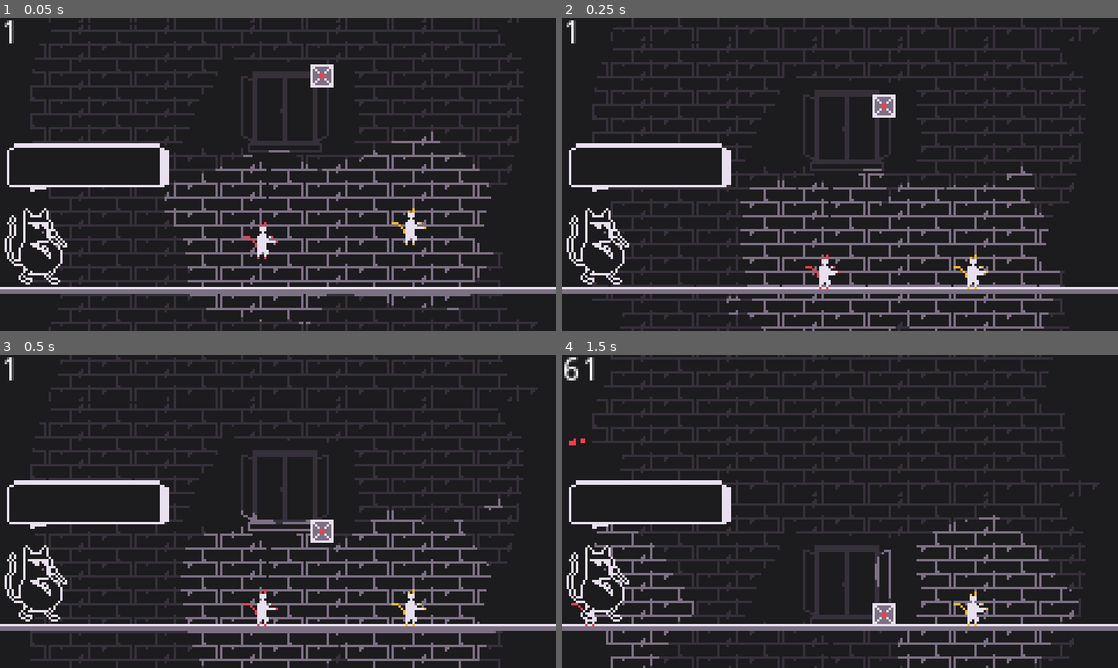
Above: before the commit, frames 1-4 (two rows, left to right).
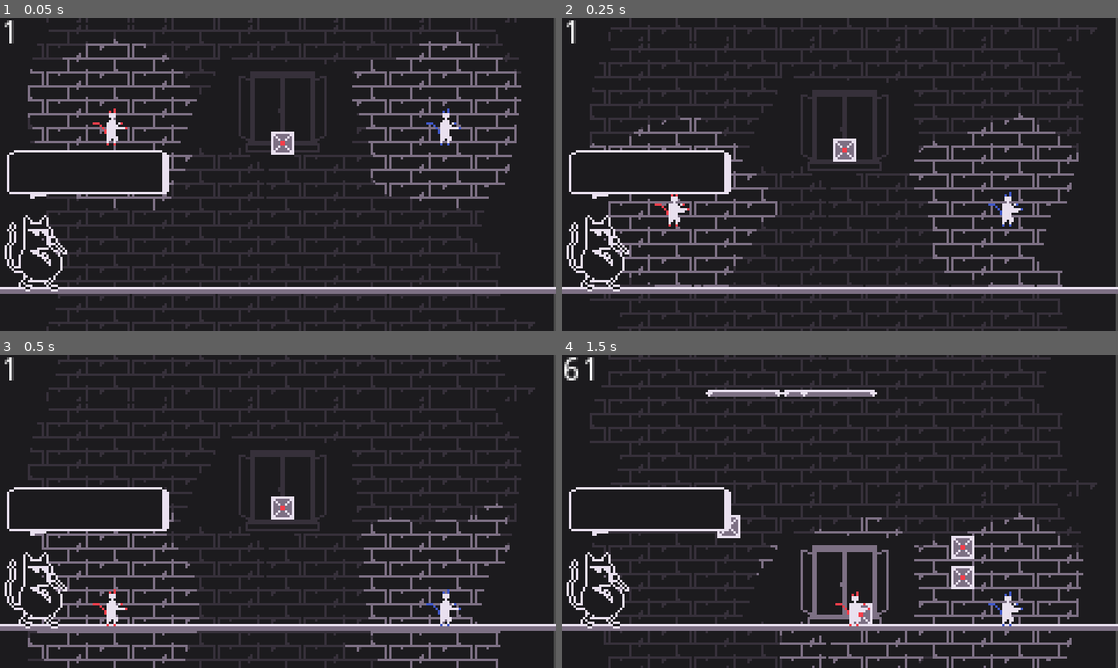
Above: after the commit, the same moments.

Repository: Daxidz/lospecjam01
Game: Godot game, scene res://src/fighter/Main.tscn
Two runs of this game, one before a commit and one after it. Both use one fixed random seed, a clock stepped at 60 frames per second and the inputs below.
Inputs (mouse positions are in pixels of both pictures, inside the frame that each line leads up to):
- Up to frame 1 (0.05 s): no input
- Up to frame 2 (0.25 s): no input
- Up to frame 3 (0.5 s): no input
- Up to frame 4 (1.5 s): tap Enter (ui_accept) at 0.5, 0.77, 0.8, 1.07, 1.35 s; move the mouse to (962, 495) at 0.52 s; hold Keypad 0 (ui_accept1) 0.53-1.28 s; hold D (ui_right) from 0.53 s (still down); click (962, 495) at 0.67 s; move the mouse to (728, 527) at 1.27 s; click (728, 527) at 1.42 s

The runs differ from the first frame. In frame 1, 22% of the frame differs, in the area x 0-100%, y 0-100%; in frame 2, 20%; in frame 3, 19%; in frame 4, 18%.

Commit message:
4 players yay + game state started

Diff:
--- a/project.godot
+++ b/project.godot
@@ -108,7 +108,7 @@
 }
 ui_select0={
 "deadzone": 0.5,
-"events": [ Object(InputEventKey,"resource_local_to_scene":false,"resource_name":"","device":0,"alt":false,"shift":false,"control":false,"meta":false,"command":false,"pressed":false,"scancode":88,"unicode":0,"echo":false,"script":null)
+"events": [ Object(InputEventKey,"resource_local_to_scene":false,"resource_name":"","device":0,"alt":false,"shift":false,"control":false,"meta":false,"command":false,"pressed":false,"scancode":86,"unicode":0,"echo":false,"script":null)
  ]
 }
 ui_right1={
@@ -154,6 +154,66 @@
 ui_accept0={
 "deadzone": 0.5,
 "events": [ Object(InputEventKey,"resource_local_to_scene":false,"resource_name":"","device":0,"alt":false,"shift":false,"control":false,"meta":false,"command":false,"pressed":false,"scancode":32,"unicode":0,"echo":false,"script":null)
+ ]
+}
+ui_left2={
+"deadzone": 0.5,
+"events": [ Object(InputEventKey,"resource_local_to_scene":false,"resource_name":"","device":0,"alt":false,"shift":false,"control":false,"meta":false,"command":false,"pressed":false,"scancode":74,"unicode":0,"echo":false,"script":null)
+ ]
+}
+ui_right2={
+"deadzone": 0.5,
+"events": [ Object(InputEventKey,"resource_local_to_scene":false,"resource_name":"","device":0,"alt":false,"shift":false,"control":false,"meta":false,"command":false,"pressed":false,"scancode":76,"unicode":0,"echo":false,"script":null)
+ ]
+}
+ui_up2={
+"deadzone": 0.5,
+"events": [ Object(InputEventKey,"resource_local_to_scene":false,"resource_name":"","device":0,"alt":false,"shift":false,"control":false,"meta":false,"command":false,"pressed":false,"scancode":73,"unicode":0,"echo":false,"script":null)
+ ]
+}
+ui_down2={
+"deadzone": 0.5,
+"events": [ Object(InputEventKey,"resource_local_to_scene":false,"resource_name":"","device":0,"alt":false,"shift":false,"control":false,"meta":false,"command":false,"pressed":false,"scancode":75,"unicode":0,"echo":false,"script":null)
+ ]
+}
+ui_accept2={
+"deadzone": 0.5,
+"events": [ Object(InputEventKey,"resource_local_to_scene":false,"resource_name":"","device":0,"alt":false,"shift":false,"control":true,"meta":false,"command":true,"pressed":false,"scancode":16777240,"unicode":0,"echo":false,"script":null)
+ ]
+}
+ui_select2={
+"deadzone": 0.5,
+"events": [ Object(InputEventKey,"resource_local_to_scene":false,"resource_name":"","device":0,"alt":false,"shift":false,"control":false,"meta":false,"command":false,"pressed":false,"scancode":16777238,"unicode":0,"echo":false,"script":null)
+ ]
+}
+ui_accept3={
+"deadzone": 0.5,
+"events": [ Object(InputEventKey,"resource_local_to_scene":false,"resource_name":"","device":0,"alt":false,"shift":false,"control":false,"meta":false,"command":false,"pressed":false,"scancode":16777349,"unicode":0,"echo":false,"script":null)
+ ]
+}
+ui_select3={
+"deadzone": 0.5,
+"events": [ Object(InputEventKey,"resource_local_to_scene":false,"resource_name":"","device":0,"alt":false,"shift":false,"control":false,"meta":false,"command":false,"pressed":false,"scancode":16777347,"unicode":0,"echo":false,"script":null)
+ ]
+}
+ui_left3={
+"deadzone": 0.5,
+"events": [ Object(InputEventKey,"resource_local_to_scene":false,"resource_name":"","device":0,"alt":false,"shift":false,"control":false,"meta":false,"command":false,"pressed":false,"scancode":16777354,"unicode":0,"echo":false,"script":null)
+ ]
+}
+ui_right3={
+"deadzone": 0.5,
+"events": [ Object(InputEventKey,"resource_local_to_scene":false,"resource_name":"","device":0,"alt":false,"shift":false,"control":false,"meta":false,"command":false,"pressed":false,"scancode":16777356,"unicode":0,"echo":false,"script":null)
+ ]
+}
+ui_up3={
+"deadzone": 0.5,
+"events": [ Object(InputEventKey,"resource_local_to_scene":false,"resource_name":"","device":0,"alt":false,"shift":false,"control":false,"meta":false,"command":false,"pressed":false,"scancode":16777358,"unicode":0,"echo":false,"script":null)
+ ]
+}
+ui_down3={
+"deadzone": 0.5,
+"events": [ Object(InputEventKey,"resource_local_to_scene":false,"resource_name":"","device":0,"alt":false,"shift":false,"control":false,"meta":false,"command":false,"pressed":false,"scancode":16777355,"unicode":0,"echo":false,"script":null)
  ]
 }
 
--- a/src/Main.gd
+++ b/src/Main.gd
@@ -1,6 +1,8 @@
 extends Node2D
 
+const Fighter = preload("res://src/fighter/Fighter.tscn")
 
+const Box = preload("res://src/world/BoxRigid.tscn")
 
 export var pause_time: float = 0.02
 
@@ -8,6 +10,18 @@
 
 var game_speed: float = 1.0
 
+var game_running: bool
+
+var fight_running: bool
+
+var lut_places = [0, 3, 1, 2]
+
+var lut_colors = [0xf63f4cff, 0x4159cbff, 0xfdbb27ff, 0x8d902eff]
+
+export var nb_players: int = 2
+var nb_dead: int = 0
+
+export var use_platform: bool
 
 
 func set_game_speed(speed: float):
@@ -18,34 +32,82 @@
 	Engine.time_scale = speed
 
 
+func enable_players(enable : bool):
+	for f in $Fighters.get_children():
+		f.control_disabled = not enable
+
 func reset_fighters():
-	var pos = $Position2D.position
 	for f in $Fighters.get_children():
-		f.position = pos
-		pos += Vector2(20, 20)
+		f.free()
+
+	var tot_pos = get_viewport_rect().size
+	for i in nb_players:
+		var f = Fighter.instance()
+		f.position.x = (tot_pos.x/5) * (lut_places[i] +1)
+		f.position.y = tot_pos.y/3
 		f.velocity = Vector2.ZERO
-		set_game_speed(1)
+		f.controller_nb = i
+		f.color = Color(lut_colors[i])
+		$Fighters.add_child(f)
+
+
+func delete_boxes():
+	for b in $Boxes.get_children():
+		b.queue_free()
+
+func enable_start_platform(enable: bool):
+	$StartPlatform.visible = enable
+	$StartPlatform/CollisionShape2D.disabled = not enable
+
+func start_game():
+	for p in $Platforms.get_children():
+		p.queue_free()
+	game_running = true
+	fight_running = true
+	enable_start_platform(true)
+
+	if use_platform:
+		$PlatformTimer.start(5)
+
+	set_game_speed(1)
+
+	reset_fighters()
+	enable_players(false)
+	delete_boxes()
+	$SpawnTimer.start(1)
+	nb_dead = 0
 
 
 func _ready():
-	var i = 0
-	for f in $Fighters.get_children():
-		f.controller_nb = i
-		i += 1
-	set_game_speed(1)
+	start_game()
 
 func _process(delta):
 	$FPS.text = str(Engine.get_frames_per_second())
 
 func _input(event):
+	if event.is_action_pressed("ui_accept1") and not fight_running:
+		start_game()
 
 	if event.is_action_pressed("ui_cancel"):
-		reset_fighters()
+		start_game()
 
 	if event.is_action_pressed("change_player"):
 		$Fighters.get_child(cur_fighter).control_disabled = true
 		cur_fighter = (cur_fighter +1) % $Fighters.get_child_count()
 		$Fighters.get_child(cur_fighter).control_disabled = false
+
+	if event is InputEventMouseButton:
+		var b = Box.instance()
+		b.position = event.position
+		$Boxes.add_child(b)
+
+func fight_end():
+	fight_running = false
+	set_game_speed(0.4)
+
+func game_end():
+	pass
+
 
 func onPunched():
 	$PauseTimer.start(pause_time)
@@ -54,11 +116,12 @@
 	$Camera2D.add_trauma(0.6)
 
 func onDead(player_nb: int):
-#	$Label.text = "Player " + str(player_nb) + "is dead"
-#	$Camera2D.stop_trauma()
-#	$Camera2D.decay = 0.9
-#	$Camera2D.add_trauma(0.2)
-	set_game_speed(0.4)
+	for f in $Fighters.get_children():
+		if f.controller_nb == player_nb:
+			f.queue_free()
+	nb_dead+=1
+	if nb_dead == nb_players-1:
+		fight_end()
 
 
 func _on_PauseTimer_timeout():
@@ -66,5 +129,8 @@
 
 
 func _on_PlatformTimer_timeout():
-#	$Platform.queue_free()
-	pass # Replace with function body.
+	enable_start_platform(false)
+
+
+func _on_SpawnTimer_timeout():
+	enable_players(true)
--- /dev/null
+++ b/src/fighter/ArrowsManager.gd
@@ -0,0 +1,57 @@
+extends Node2D
+
+
+const Arrow = preload("res://src/world/Arrow.tscn")
+onready var viewport_size = get_viewport_rect().size
+
+var margin: int = 5
+
+var nb_players: int = 4
+
+
+
+func _ready():
+	for f in nb_players:
+		var arrow = Arrow.instance()
+		add_child(arrow)
+
+func _process(delta):
+	var i = 0
+	var a_visible = false
+	var a_position: Vector2
+	var a_rot: int
+
+	for f in get_parent().get_node("Fighters").get_children():
+		a_visible = false
+		if f.position.x > viewport_size.x:
+			a_visible = true
+			a_rot = -90
+			a_position.x = viewport_size.x - margin
+			a_position.y = f.position.y
+		elif f.position.x < 0:
+			a_visible = true
+			a_rot = 90
+			a_position.x = margin
+			a_position.y = f.position.y
+		elif f.position.y < 0:
+			a_visible = true
+			a_rot = 180
+			a_position.x = f.position.x
+			a_position.y = margin
+
+		var arrow = get_child(i)
+		arrow.visible = a_visible
+
+		i += 1
+
+		if a_visible:
+			arrow.rotation_degrees = a_rot
+			a_position.x = clamp(a_position.x, margin, viewport_size.x-margin)
+			a_position.y = clamp(a_position.y, margin, viewport_size.y-margin)
+
+			arrow.position = a_position
+			arrow.material.set_shader_param("color", f.color)
+
+	for j in nb_players-i:
+		var arrow = get_child((nb_players-1)-j)
+		arrow.visible = a_visible
--- a/src/fighter/Fighter.gd
+++ b/src/fighter/Fighter.gd
@@ -49,7 +49,7 @@
 	connect("dead", get_tree().get_root().get_node("Main"), "onDead")
 
 func get_punched(enemy_pos, knockback_power):
-	var punch_vec = position-enemy_pos
+	var punch_vec: Vector2 = position-enemy_pos
 #	punch_vec = Vector2(1/(punch_vec.x+0.1), 1/(punch_vec.y+0.1))
 #	if enemy_pos.x > position.x:
 #		velocity.x -= knocback_speed
@@ -64,6 +64,7 @@
 	is_knockbacked = true
 	$KnockbackTimer.start(knockback_time)
 	$Particles2D.emitting = true
+	$Particles2D.scale + 0.5 * punch_vec.normalized()
 
 #	cur_gravity = gravity/2
 
@@ -146,6 +147,5 @@
 func _on_KnockbackTimer_timeout():
 	is_knockbacked = false
 	friction = base_friction
-#	$Particles2D.emitting = false
+	$Particles2D.emitting = false
 	state_machine.travel("idle")
-#	cur_gravity = gravity
--- a/src/fighter/Fighter.tscn
+++ b/src/fighter/Fighter.tscn
@@ -197,6 +197,7 @@
 orbit_velocity = 0.0
 orbit_velocity_random = 0.0
 angle_random = 0.57
+scale_random = 0.29
 scale_curve = SubResource( 31 )
 
 [node name="Fighter" type="KinematicBody2D"]
@@ -214,6 +215,7 @@
 z_index = 1
 texture = ExtResource( 1 )
 hframes = 12
+frame = 1
 
 [node name="CollisionShape2D" type="CollisionShape2D" parent="."]
 position = Vector2( 0, 2 )
@@ -257,7 +259,6 @@
 material = SubResource( 20 )
 position = Vector2( 2, -1 )
 frames = SubResource( 28 )
-frame = 2
 playing = true
 
 [node name="Particles2D" type="Particles2D" parent="."]
@@ -266,7 +267,6 @@
 emitting = false
 amount = 9
 lifetime = 0.5
-one_shot = true
 explosiveness = 0.18
 randomness = 0.22
 local_coords = false
--- a/src/fighter/FightersTracker.gd
+++ /dev/null
@@ -1,51 +0,0 @@
-extends Node2D
-
-
-const Arrow = preload("res://src/world/Arrow.tscn")
-onready var viewport_size = get_viewport_rect().size
-
-var margin: int = 5
-
-
-
-func _ready():
-	for f in get_children():
-		var arrow = Arrow.instance()
-#		arrow.material.set_shader_param("color", f.color)
-		get_parent().get_node("OffScreenArrows").add_child(arrow)
-
-func _process(delta):
-	var i = 0
-	var a_visible = false
-	var a_position: Vector2
-	var a_rot: int
-	for f in get_children():
-		a_visible = false
-		var arrow = get_parent().get_node("OffScreenArrows").get_child(i)
-		i += 1
-		if f.position.x > viewport_size.x:
-			a_visible = true
-			a_rot = -90
-			a_position.x = viewport_size.x - margin
-			a_position.y = f.position.y
-		elif f.position.x < 0:
-			a_visible = true
-			a_rot = 90
-			a_position.x = margin
-			a_position.y = f.position.y
-		elif f.position.y < 0:
-			a_visible = true
-			a_rot = 180
-			a_position.x = f.position.x
-			a_position.y = margin
-
-		arrow.visible = a_visible
-		if a_visible:
-			arrow.rotation_degrees = a_rot
-			a_position.x = clamp(a_position.x, margin, viewport_size.x-margin)
-			a_position.y = clamp(a_position.y, margin, viewport_size.y-margin)
-
-			arrow.position = a_position
-
-			print(a_position)
-			arrow.material.set_shader_param("color", f.color)
--- a/src/fighter/Main.tscn
+++ b/src/fighter/Main.tscn
@@ -1,16 +1,14 @@
-[gd_scene load_steps=18 format=2]
+[gd_scene load_steps=11 format=2]
 
-[ext_resource path="res://src/fighter/Fighter.tscn" type="PackedScene" id=1]
+[ext_resource path="res://src/world/PlatformSpawner.tscn" type="PackedScene" id=1]
 [ext_resource path="res://src/world/Platform.tscn" type="PackedScene" id=2]
 [ext_resource path="res://src/Main.gd" type="Script" id=3]
 [ext_resource path="res://assets/img/world/bg.png" type="Texture" id=4]
 [ext_resource path="res://src/commenter/Commenter.tscn" type="PackedScene" id=5]
-[ext_resource path="res://src/world/PlatformSpawner.gd" type="Script" id=6]
-[ext_resource path="res://src/fighter/change_col.shader" type="Shader" id=7]
+[ext_resource path="res://src/world/BoxRigid.tscn" type="PackedScene" id=6]
 [ext_resource path="res://src/world/CameraShake.gd" type="Script" id=8]
 [ext_resource path="res://src/fighter/move.shader" type="Shader" id=9]
-[ext_resource path="res://src/world/Box.tscn" type="PackedScene" id=10]
-[ext_resource path="res://src/fighter/FightersTracker.gd" type="Script" id=11]
+[ext_resource path="res://src/fighter/ArrowsManager.gd" type="Script" id=12]
 
 [sub_resource type="ShaderMaterial" id=1]
 shader = ExtResource( 9 )
@@ -18,49 +16,11 @@
 shader_param/speed_scale = 0.3
 shader_param/speed_factor = 1.0
 
-[sub_resource type="ShaderMaterial" id=2]
-resource_local_to_scene = true
-shader = ExtResource( 7 )
-shader_param/color = Color( 0.992157, 0.733333, 0.152941, 1 )
-
-[sub_resource type="AnimationNodeStateMachinePlayback" id=3]
-
-[sub_resource type="Shader" id=4]
-resource_local_to_scene = true
-code = "shader_type canvas_item;
-
-uniform vec4 target_col: hint_color;
-uniform vec4 replace_col: hint_color;
-
-void fragment(){
-	vec4 cur_color = texture(TEXTURE, UV);
-	vec4 bg_col = textureLod(SCREEN_TEXTURE, SCREEN_UV, 0.0);
-
-	vec4 d4 = abs(bg_col - target_col);
-    float d = max(max(d4.r, d4.g), d4.b);
-
-	if ((d < 0.01) && (cur_color.a > 0.0)) {
-		COLOR = replace_col;
-	} else {
-		COLOR.a = 0.0
-	}
-}"
-
-[sub_resource type="ShaderMaterial" id=5]
-resource_local_to_scene = true
-shader = SubResource( 4 )
-shader_param/target_col = Color( 0.215686, 0.192157, 0.231373, 1 )
-shader_param/replace_col = Color( 0.494118, 0.443137, 0.521569, 1 )
-
-[sub_resource type="ShaderMaterial" id=6]
-resource_local_to_scene = true
-shader = ExtResource( 7 )
-shader_param/color = Color( 0.396078, 0.0509804, 0.0509804, 1 )
-
 [node name="Main" type="Node2D"]
 position = Vector2( 1, 0 )
 script = ExtResource( 3 )
 pause_time = 0.08
+use_platform = true
 
 [node name="Position2D" type="Position2D" parent="."]
 position = Vector2( 142, 51 )
@@ -72,23 +32,17 @@
 script = ExtResource( 8 )
 max_offset = Vector2( 7, 12 )
 
-[node name="PlatformSpawner" type="Node2D" parent="."]
-script = ExtResource( 6 )
-speed = 35.0
-nb_platform = 3
-enabled = false
-
-[node name="Timer" type="Timer" parent="PlatformSpawner"]
-autostart = true
+[node name="PlatformSpawner" parent="." instance=ExtResource( 1 )]
+enabled = true
 
 [node name="BG" type="Sprite" parent="."]
 material = SubResource( 1 )
-position = Vector2( 120, 67.5 )
+position = Vector2( 119, 68 )
 texture = ExtResource( 4 )
 
 [node name="Platforms" type="Node2D" parent="."]
 
-[node name="Platform" parent="." instance=ExtResource( 2 )]
+[node name="StartPlatform" parent="." instance=ExtResource( 2 )]
 position = Vector2( 136, 118 )
 scale = Vector2( 20, 1 )
 
@@ -98,37 +52,18 @@
 one_shot = true
 
 [node name="OffScreenArrows" type="Node2D" parent="."]
+script = ExtResource( 12 )
+
+[node name="Boxes" type="Node2D" parent="."]
 
 [node name="Fighters" type="Node2D" parent="."]
-script = ExtResource( 11 )
-
-[node name="Fighter" parent="Fighters" instance=ExtResource( 1 )]
-position = Vector2( 113.005, 94.1091 )
-color = Color( 0.964706, 0.247059, 0.298039, 1 )
-
-[node name="Sprite" parent="Fighters/Fighter" index="0"]
-material = SubResource( 2 )
-
-[node name="AnimationTree" parent="Fighters/Fighter" index="4"]
-parameters/playback = SubResource( 3 )
-
-[node name="Sprite2" parent="Fighters/Fighter" index="8"]
-material = SubResource( 5 )
-
-[node name="Particles2D" parent="Fighters/Fighter" index="9"]
-material = SubResource( 6 )
-
-[node name="Fighter2" parent="Fighters" instance=ExtResource( 1 )]
-position = Vector2( 177, 88 )
-color = Color( 0.992157, 0.733333, 0.152941, 1 )
 
 [node name="Commenter" parent="." instance=ExtResource( 5 )]
-position = Vector2( 17.547, 99.4508 )
+position = Vector2( 18, 102 )
 
 [node name="PlatformTimer" type="Timer" parent="."]
 wait_time = 5.0
 one_shot = true
-autostart = true
 
 [node name="FPS" type="Label" parent="."]
 margin_right = 40.0
@@ -137,11 +72,12 @@
 "_edit_use_anchors_": false
 }
 
-[node name="Box" parent="." instance=ExtResource( 10 )]
-position = Vector2( 138.535, 24.277 )
+[node name="SpawnTimer" type="Timer" parent="."]
+wait_time = 3.0
+one_shot = true
 
-[connection signal="timeout" from="PlatformSpawner/Timer" to="PlatformSpawner" method="_on_Timer_timeout"]
+[node name="BoxRigid" parent="." instance=ExtResource( 6 )]
+
 [connection signal="timeout" from="PauseTimer" to="." method="_on_PauseTimer_timeout"]
 [connection signal="timeout" from="PlatformTimer" to="." method="_on_PlatformTimer_timeout"]
-
-[editable path="Fighters/Fighter"]
+[connection signal="timeout" from="SpawnTimer" to="." method="_on_SpawnTimer_timeout"]
--- a/src/world/Box.tscn
+++ b/src/world/Box.tscn
@@ -37,4 +37,6 @@
 scale = Vector2( 1.1, 1.1 )
 shape = SubResource( 3 )
 
+[node name="Particles2D" type="Particles2D" parent="."]
+
 [connection signal="area_entered" from="Hitbox" to="." method="_on_Hitbox_area_entered"]
--- /dev/null
+++ b/src/world/BoxRigid.gd
@@ -0,0 +1,23 @@
+extends RigidBody2D
+
+var velocity: Vector2
+var knockback_power: int = 50
+var hit_power: int = 100
+
+func get_punched(enemy_pos, knockback_power):
+	var punch_vec = position-enemy_pos
+#	punch_vec = Vector2(1/(punch_vec.x+0.1), 1/(punch_vec.y+0.1))
+#	if enemy_pos.x > position.x:
+#		velocity.x -= knocback_speed
+#	else:
+#		velocity.x = knocback_speed
+	var y_rand = rand_range(-20, -10)
+	velocity = punch_vec * knockback_power
+	velocity.y += y_rand * punch_vec.length()
+
+	apply_central_impulse(velocity)
+
+
+func _on_Hitbox_area_entered(area):
+	if area.get_parent() != self:
+		area.get_parent().get_punched(position, hit_power)
--- /dev/null
+++ b/src/world/BoxRigid.tscn
@@ -0,0 +1,37 @@
+[gd_scene load_steps=6 format=2]
+
+[ext_resource path="res://assets/img/world/box.png" type="Texture" id=1]
+[ext_resource path="res://src/world/BoxRigid.gd" type="Script" id=2]
+
+[sub_resource type="RectangleShape2D" id=2]
+extents = Vector2( 5, 5 )
+
+[sub_resource type="RectangleShape2D" id=3]
+extents = Vector2( 4, 4 )
+
+[sub_resource type="RectangleShape2D" id=4]
+extents = Vector2( 6, 6 )
+
+[node name="BoxRigid" type="RigidBody2D"]
+position = Vector2( 122, 54 )
+script = ExtResource( 2 )
+
+[node name="CollisionShape2D" type="CollisionShape2D" parent="."]
+shape = SubResource( 2 )
+
+[node name="Sprite" type="Sprite" parent="."]
+texture = ExtResource( 1 )
+
+[node name="Hitbox" type="Area2D" parent="."]
+collision_layer = 4
+collision_mask = 2
+
+[node name="CollisionShape2D" type="CollisionShape2D" parent="Hitbox"]
+shape = SubResource( 3 )
+
+[node name="Hurtbox" type="Area2D" parent="."]
+collision_layer = 2
+collision_mask = 4
+
+[node name="CollisionShape2D" type="CollisionShape2D" parent="Hurtbox"]
+shape = SubResource( 4 )
--- a/src/world/PlatformSpawner.gd
+++ b/src/world/PlatformSpawner.gd
@@ -2,6 +2,9 @@
 
 
 const Platform = preload("res://src/world/Platform.tscn")
+const Box = preload("res://src/world/Box.tscn")
+
+var available_hazards = [Platform, Box]
 
 var rand = RandomNumberGenerator.new()
 
@@ -15,6 +18,13 @@
 func _ready():
 	rand.randomize()
 
+
+func spawn_box():
+
+	var box = Box.instance()
+	box.position.x = rand.randi_range(0, get_viewport_rect().size.x)
+	box.position.y = 0
+	get_parent().get_node("Boxes").add_child(box)
 
 func spawn_platform():
 	var pos: Vector2
@@ -35,3 +45,8 @@
 	if enabled:
 		for i in nb_platform:
 			spawn_platform();
+
+
+func _on_BoxTimer_timeout():
+	if enabled:
+		spawn_box()
--- /dev/null
+++ b/src/world/PlatformSpawner.tscn
@@ -0,0 +1,19 @@
+[gd_scene load_steps=2 format=2]
+
+[ext_resource path="res://src/world/PlatformSpawner.gd" type="Script" id=1]
+
+[node name="PlatformSpawner" type="Node2D"]
+script = ExtResource( 1 )
+speed = 35.0
+nb_platform = 3
+enabled = false
+
+[node name="Timer" type="Timer" parent="."]
+autostart = true
+
+[node name="BoxTimer" type="Timer" parent="."]
+wait_time = 5.0
+autostart = true
+
+[connection signal="timeout" from="Timer" to="." method="_on_Timer_timeout"]
+[connection signal="timeout" from="BoxTimer" to="." method="_on_BoxTimer_timeout"]
